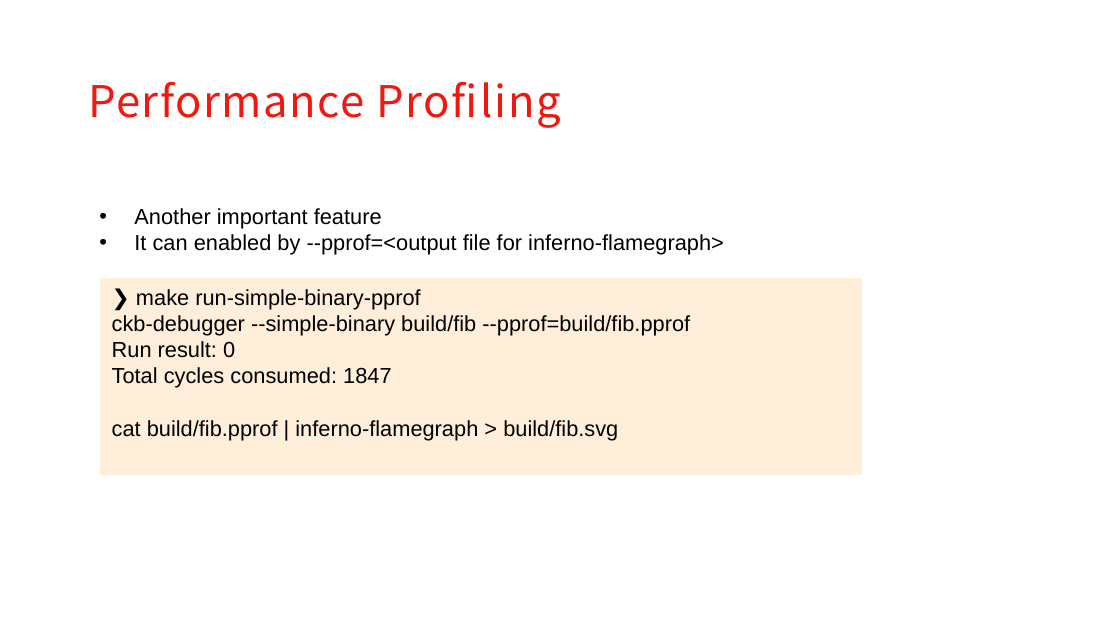
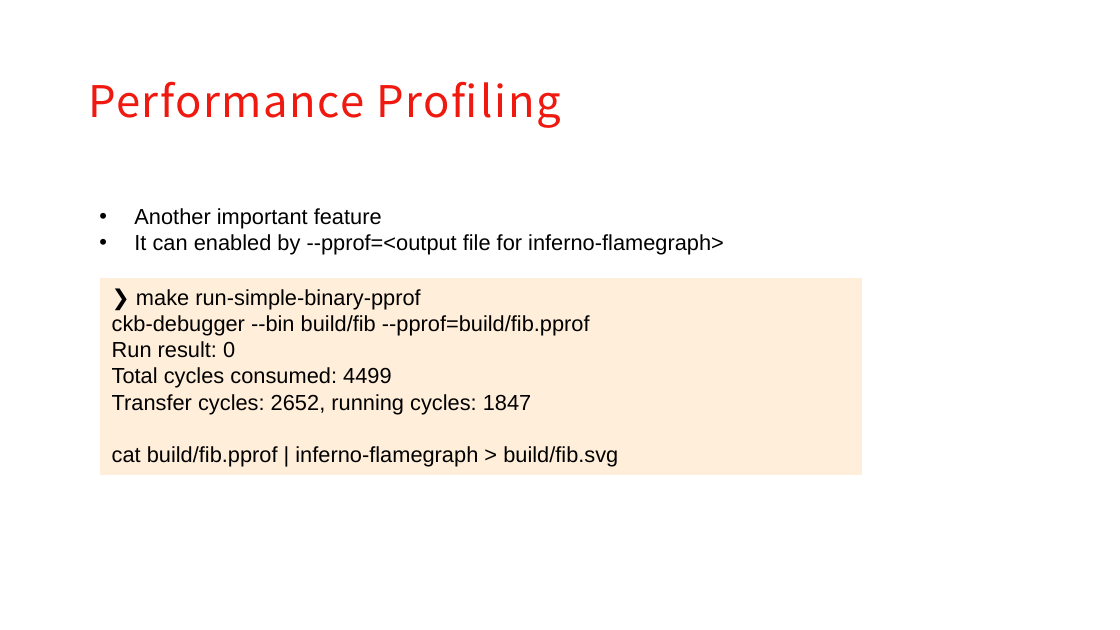
Before and after one commit to XuJiandong/ckb-debugger-playground, a slide deck: slide 17 of slides/presentation.pptx (slide 14 before the commit). Drawn at 1120x630 pixels with LibreOffice and Linux fonts; fonts in the diff are those of the drawing; background and template pictures are left out. Boxes give left, top, right and bottom in pixels: in the first picture for what was removed or moved away, otherwise in the second. Text is boxed around its words. In the diff, an @@ line names an element or a change of style, - is before the commit and + after.

Commit message:
updated according to new ckb-debugger

```diff
--- a/slides/presentation.pptx
+++ b/slides/presentation.pptx
@@ text in rectangle at <box>112,315,590,336</box>: text changed @@
-ckb-debugger --simple-binary build/fib --pprof=build/fib.pprof
+ckb-debugger --bin build/fib --pprof=build/fib.pprof
@@ text in rectangle at <box>112,367,532,414</box>: text changed @@
-Total cycles consumed: 1847
+Total cycles consumed: 4499
+Transfer cycles: 2652, running cycles: 1847
```
Also in this commit, not shown: 7 other slides changed, 3 slides added, 2 other files.
